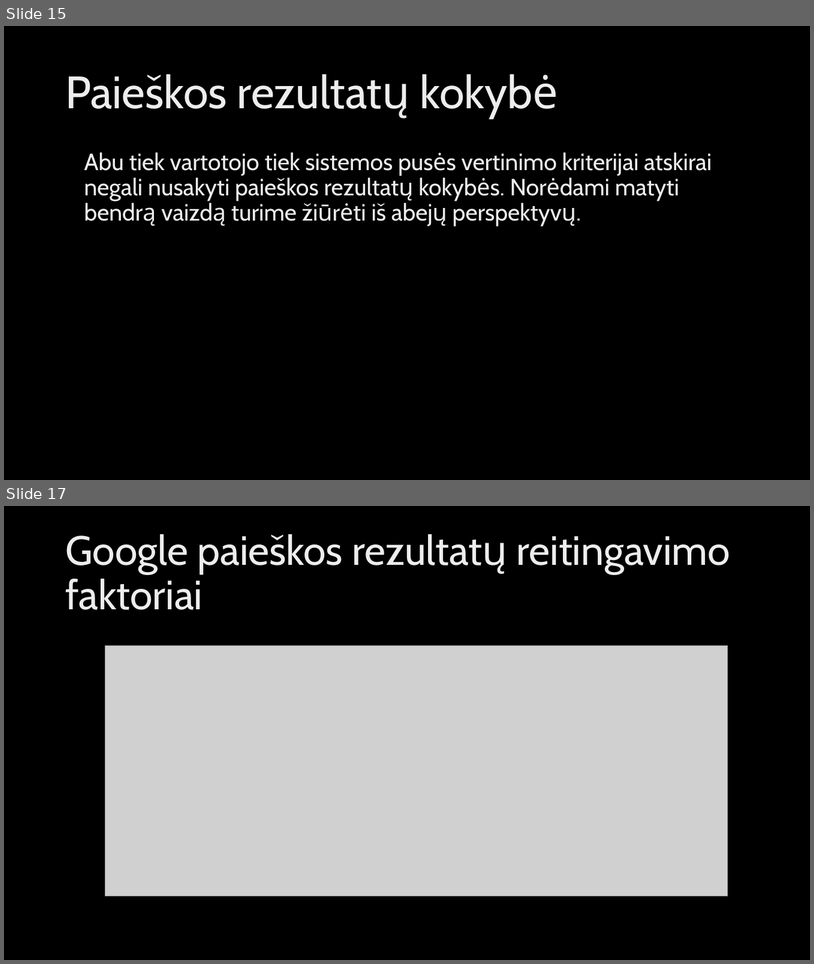
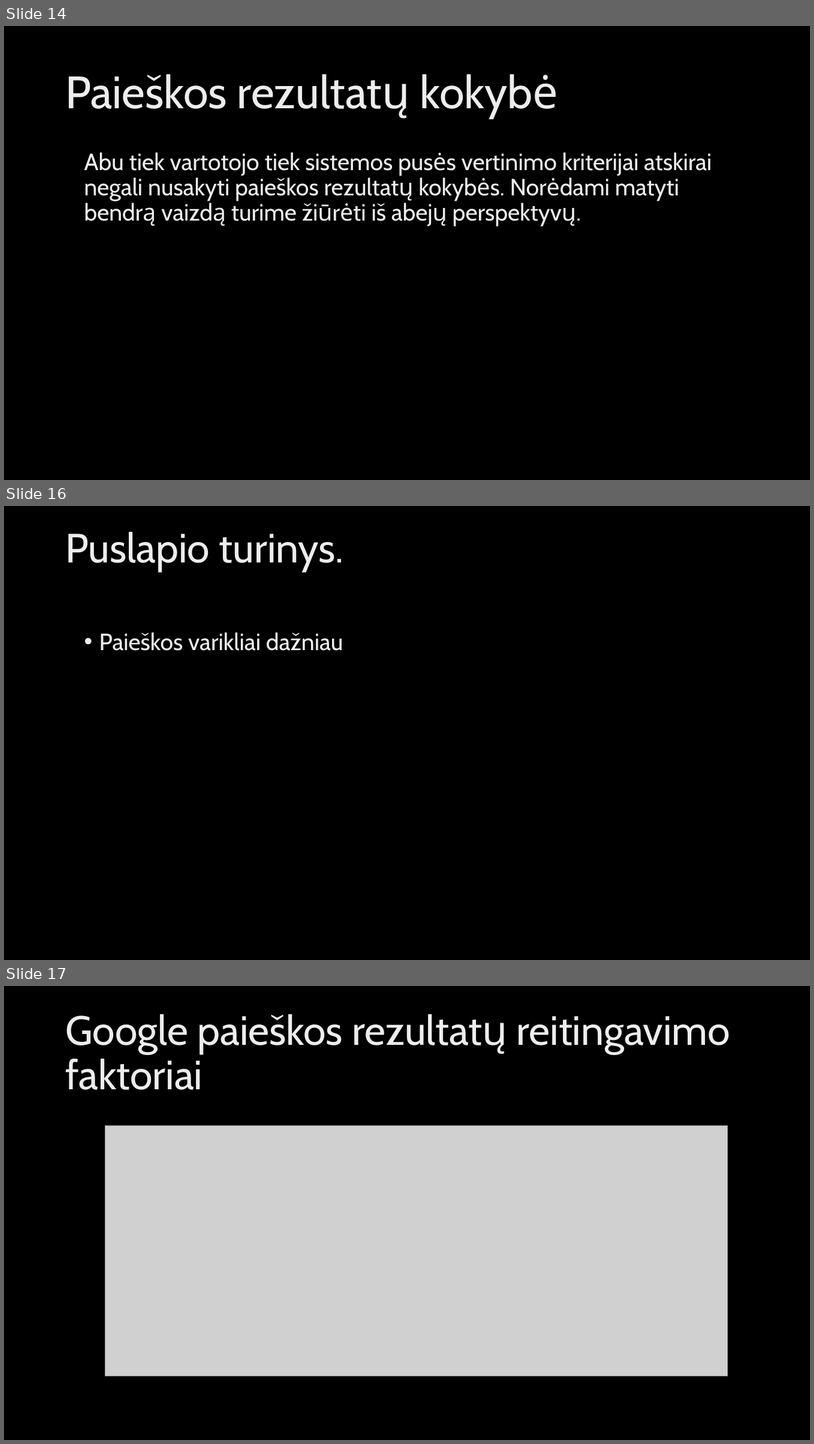
Before and after one commit to MariusKra/InformaciniuSistemuProjektas, a slide deck: IIS pristatymas/Žiniatinklio paieškos rezultatų kokybės vertinimas.pptx. Shown one above the other, each under a label of ours: slides 15 and 17 before the commit, slides 14, 16 and 17 after it; the slides between them are not shown. The pictures are 814x964 and 814x1444 pixels, drawn with LibreOffice and Linux fonts; fonts in the diff are those of the drawing; grey boxes stand for pictures; background and template pictures are left out. Boxes give left, top, right and bottom in pixels: in the first picture for what was removed or moved away, otherwise in the second. Text is boxed around its words. In the diff, an @@ line names an element or a change of style, - is before the commit and + after.

```diff
--- a/IIS pristatymas/Žiniatinklio paieškos rezultatų kokybės vertinimas.pptx
+++ b/IIS pristatymas/Žiniatinklio paieškos rezultatų kokybės vertinimas.pptx
@@ slide 16 added at <box>4,506,810,960</box>, background picture (left out) @@
@@ title added at <box>65,532,344,572</box>, 48.6 pt, text gradient #BFBFBF to #EDEDED to #FFFFFF @@
+Puslapio turinys.
@@ text added at <box>99,632,344,651</box>, 28 pt, text gradient #BFBFBF to #EDEDED to #FFFFFF @@
+• Paieškos varikliai dažniau
@@ what was slide 15 is now slide 14 @@
```
Also in this commit, not shown: 1 slide changed, 2 other slides added, 6 slides removed.
